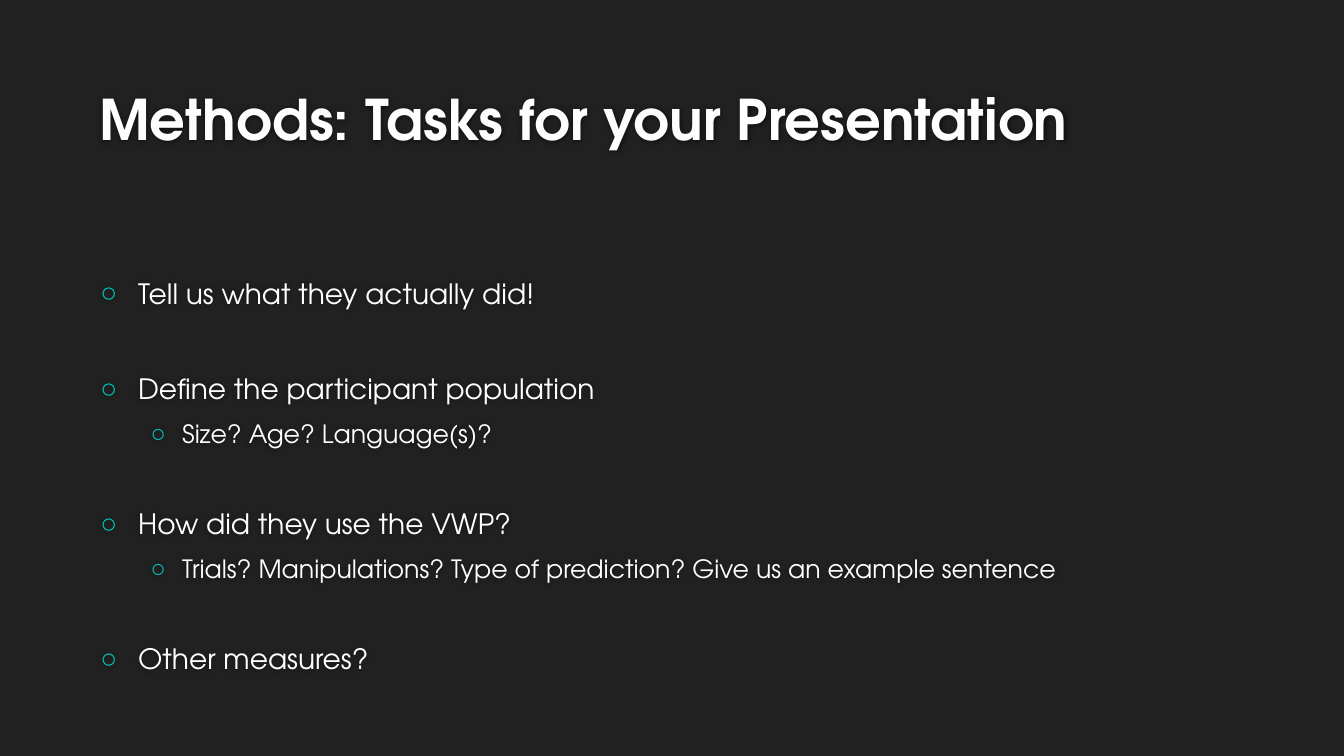
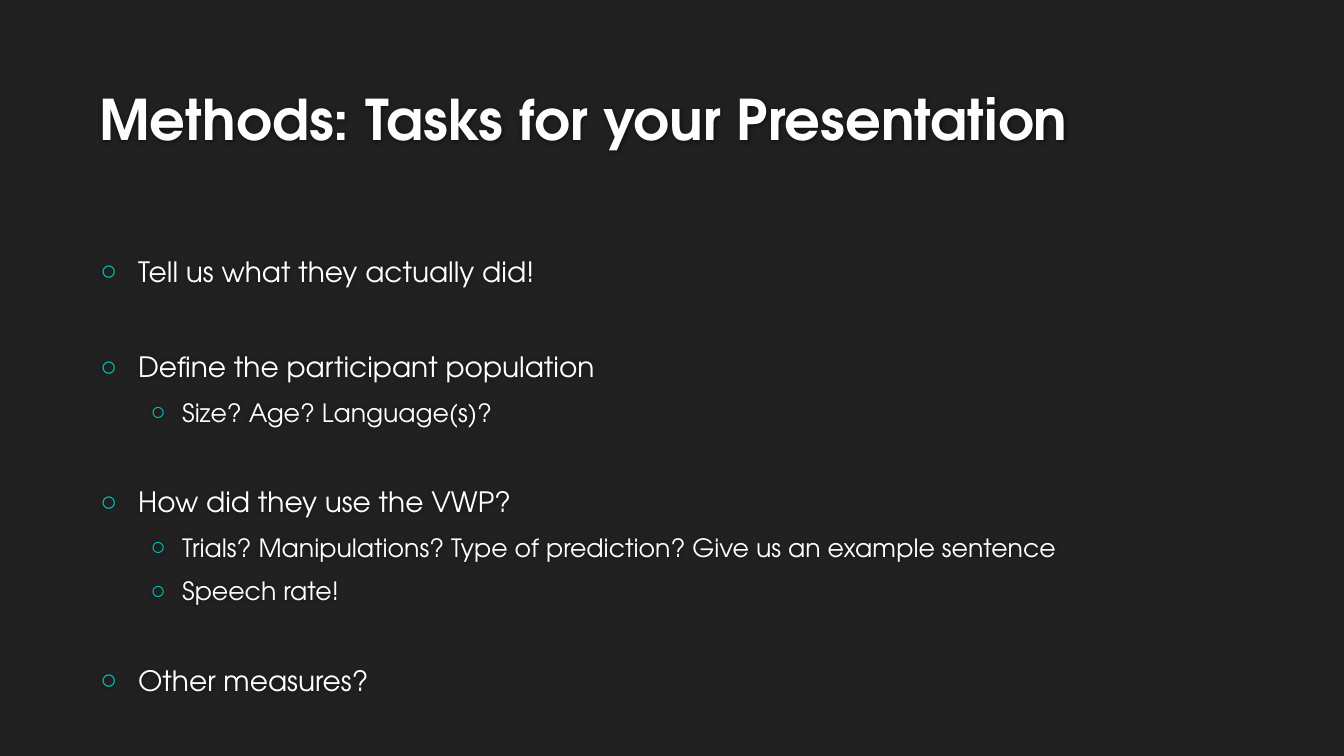
Before and after one commit to allisoct/ETLR23-24, a slide deck: slide 9 of papers/Presentation Papers/Presentation_Info.pptx. Drawn at 1344x756 pixels with LibreOffice and Linux fonts; fonts in the diff are those of the drawing; background and template pictures are left out. Boxes give left, top, right and bottom in pixels: in the first picture for what was removed or moved away, otherwise in the second. Text is boxed around its words. In the diff, an @@ line names an element or a change of style, - is before the commit and + after.

```diff
--- a/papers/Presentation Papers/Presentation_Info.pptx
+++ b/papers/Presentation Papers/Presentation_Info.pptx
@@ text at [182, 581, 339, 605]: paragraph added @@
+  ○ Speech rate!
```
Also in this commit, not shown: 1 other file.
